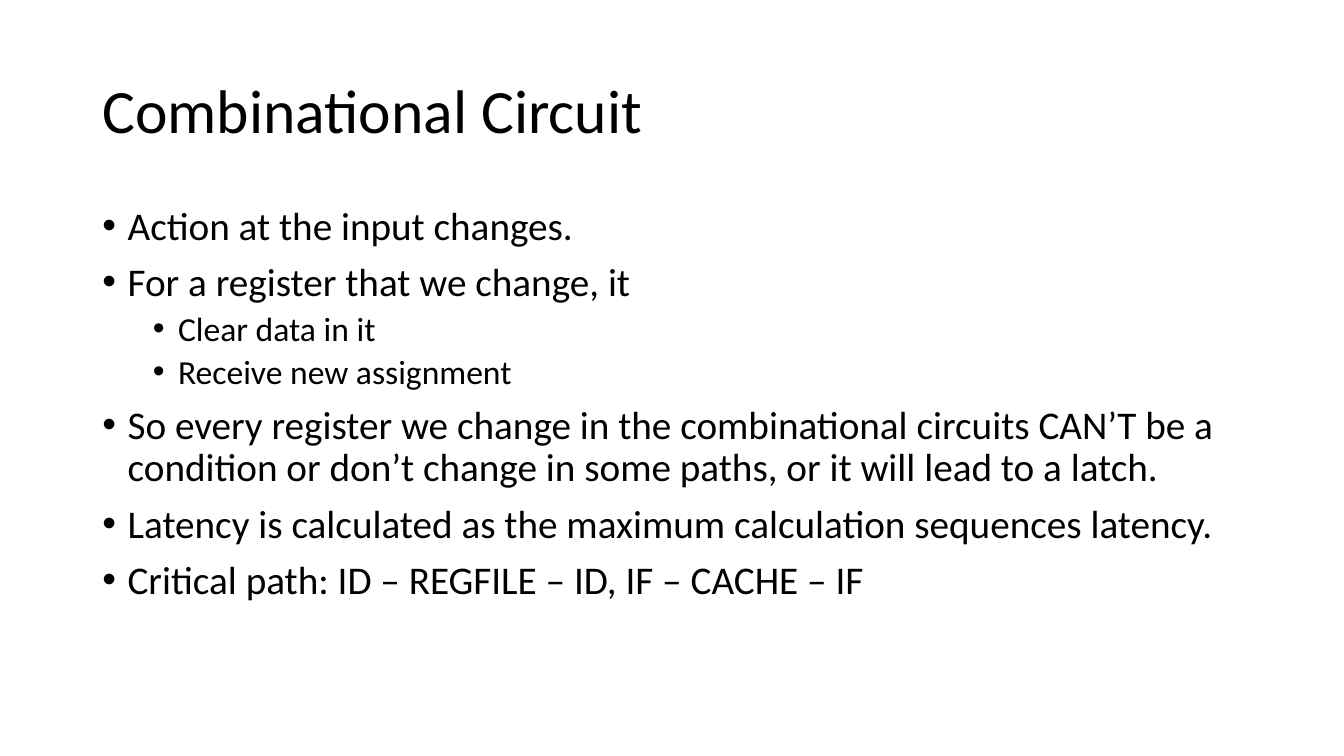
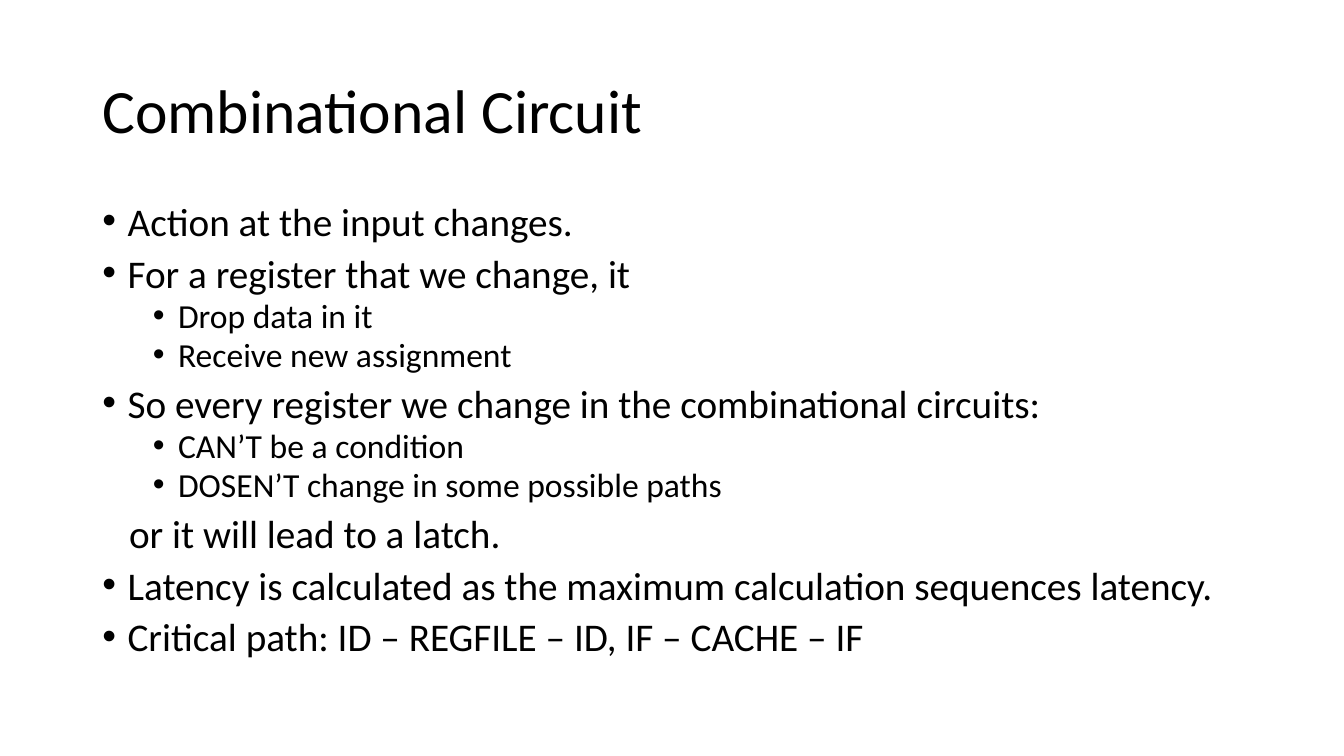
Before and after one commit to fstqwq/PipyV, a slide deck: slide 6 of arch_pre.pptx. Drawn at 1344x756 pixels with LibreOffice and Linux fonts; fonts in the diff are those of the drawing. Boxes give left, top, right and bottom in pixels: in the first picture for what was removed or moved away, otherwise in the second. Text is boxed around its words. In the diff, an @@ line names an element or a change of style, - is before the commit and + after.

```diff
--- a/arch_pre.pptx
+++ b/arch_pre.pptx
@@ text at bbox=[128, 208, 1213, 658]: line spacing 0.9 to 0.8 @@
@@ text at bbox=[178, 304, 373, 334]: text changed @@
-  • Clear data in it
+  • Drop data in it
@@ text at bbox=[128, 390, 1041, 549]: text changed @@
-• So every register we change in the combinational circuits CAN’T be a condition or don’t change in some paths, or it will lead to a latch.
+• So every register we change in the combinational circuits:
+  • CAN’T be a condition
+  • DOSEN’T change in some possible paths
+or it will lead to a latch.
```
Also in this commit, not shown: 7 other slides changed, 3 slides added.
